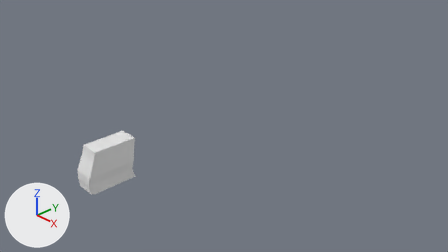
The Blender file DesertEagle_01.blend as it was, and as the next commit left it.
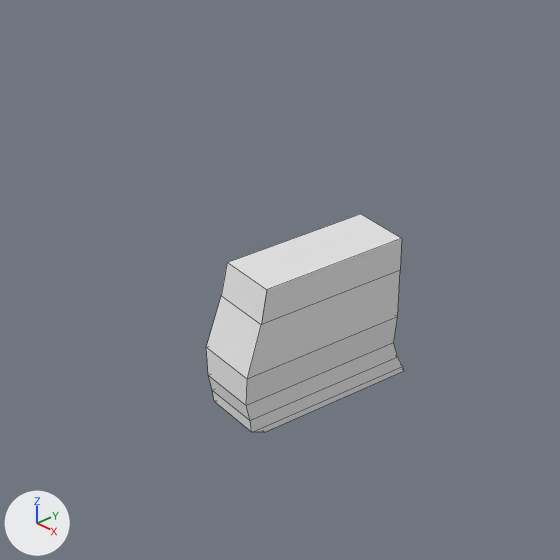
There are two pictures of each version: one from the file's camera 'Camera', one close up on the part from 4% to 40% of the width and 27% to 92% of the height. Every picture has the same lights, and +X, +Y and +Z are marked at lower left. The close-ups show mesh edges as thin lines.
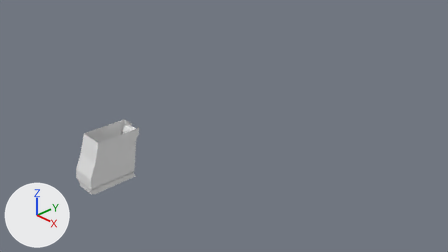
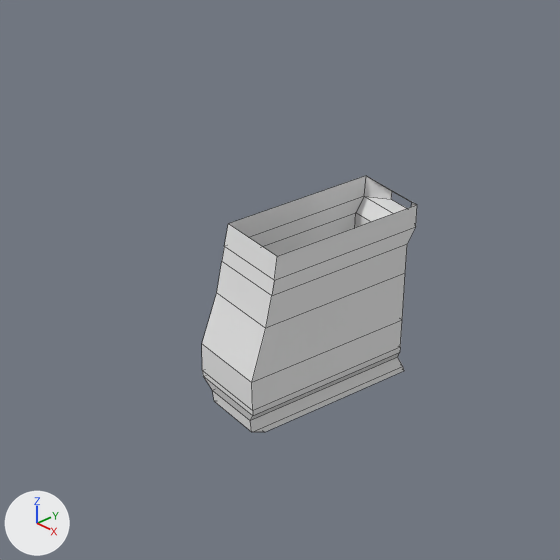
Commit message: Before cyngiel

Where the change shows, as pixel boxes (x1, y1, x2, y2) in the close-ups (560 x 560 px):
'Cube.002', reshaped (9% wider, 17% taller)
    before: (206, 214, 404, 432)
    after: (202, 176, 417, 432)
part 1 of me_cube_003, built on
    before: (206, 214, 402, 421)
    after: (202, 176, 417, 421)

What changed in the scene script:
```text
Change me_cube_003:
    used by ob_cube_002; location = (0.0, 0.0, 0.0)
    remove me_cube_003.from_pydata(...)  # 28 vertices, 26 faces; spans x -0.222..0.23, y -3.091..-2.022, z 0.079..0.932
    add me_cube_003.from_pydata(...)  # 44 vertices, 40 faces; spans x -0.275..0.283, y -3.094..-1.868, z 0.079..1.132
    me_cube_003 part 1
    4 vertices are removed from x -0.206..0.214, y -2.883..-2.022, z 0.932
    5 faces are deleted
    12 vertices move from x -0.222..0.23, y -3.091..-2.056, z 0.292..0.742 to x -0.275..0.283, y -3.094..-2.108, z 0.257..0.459
    20 vertices are added at x -0.261..0.27, y -2.944..-1.868, z 0.742..1.132
    19 new faces join them
```
